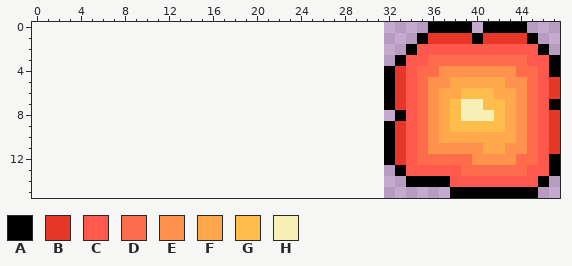
File history of a pixel-art sprite, www/sprites/explosion.png. Above, as it was before the edit.
The file is 16x16 pixels. The old version is drawn lined up with the new one, on the new canvas.
Palette (. is transparent): A #000000  B #e73728  C #ff584c  D #ff6c4c  E #ff924c  F #ffa84c  G #ffbd4c  H #f7f1b7
Pixels before, first column x 32:
 0 ....AAAA.AAAA...
 1 ...ABBBBABBBBA..
 2 ..ACCCCCCCCCCCA.
 3 .ACCDDDDDDDDDCCA
 4 ABCDDEEEEEEEDDCA
 5 ABCDEEFFFFFEEDCB
 6 ABCDEFFGGGFFEDCB
 7 ABCDEFGHHGGFEDCA
 8 .ACDEFGHHHGFEDCB
 9 ABCDEFGGGGGFEDCB
10 ABCDEFFFFFFFEDCB
11 ABCDEEEEEFFEEDCB
12 ABCDDDDDEEEEDDCA
13 .ACCCCCDDDDDDCCA
14 ..AAAACCCCCCCCA.
15 ......AAAAAAAA..
And afterwards:
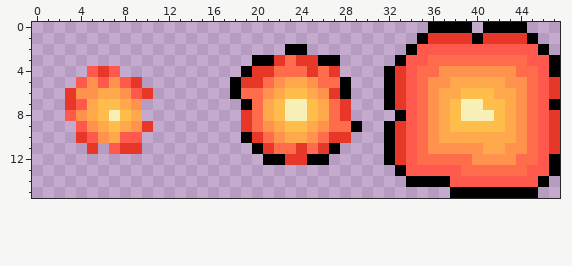
The exact change:
canvas 16x16 -> 48x16, the old top-left corner now at 32,0
y 2: x 23..24 .. -> AA
y 3: x 20..27 ........ -> AABDBBAA
y 4: x 5..7 ... -> CBC; x 19..27 ......... -> ABBDDDBDB
y 5: x 4..9 ...... -> CECECB; x 18..28 ........... -> ABBDEFFEDDA
y 6: x 3..10 ........ -> BEEFFECB; x 18..28 ........... -> ADDEFGGFEBA
y 7: x 3..9 ....... -> BCFGGFE; x 19..28 .......... -> ADFGHHGFDB
y 8: x 3..9 ....... -> CEFGHGF; x 19..28 .......... -> BDFGHHGFDB
y 9: x 4..10 ....... -> CEFGFEB; x 19..29 ........... -> BDEFGGFEDDA
y 10: x 4..9 ...... -> BCEFCC; x 19..28 .......... -> ABDEFFEDBB
y 11: x 5 . -> B; x 7..9 ... -> CBB; x 20..27 ........ -> ABDDBDBA
y 12: x 21..26 ...... -> AABBAA
Where, in picture pixels (left, top, right, bottom), the same in both pictures:
added: (230, 44, 362, 165)
added: (65, 66, 153, 154)
